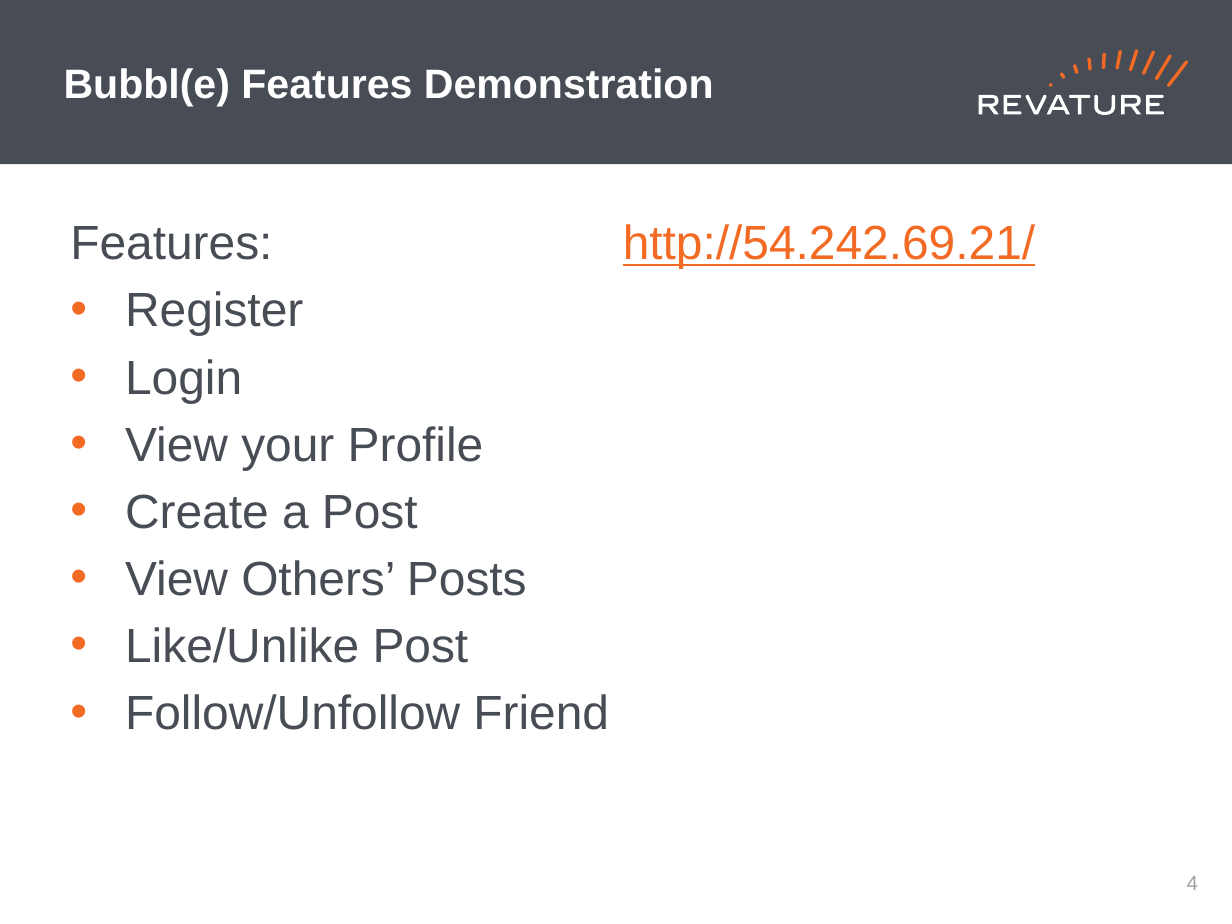
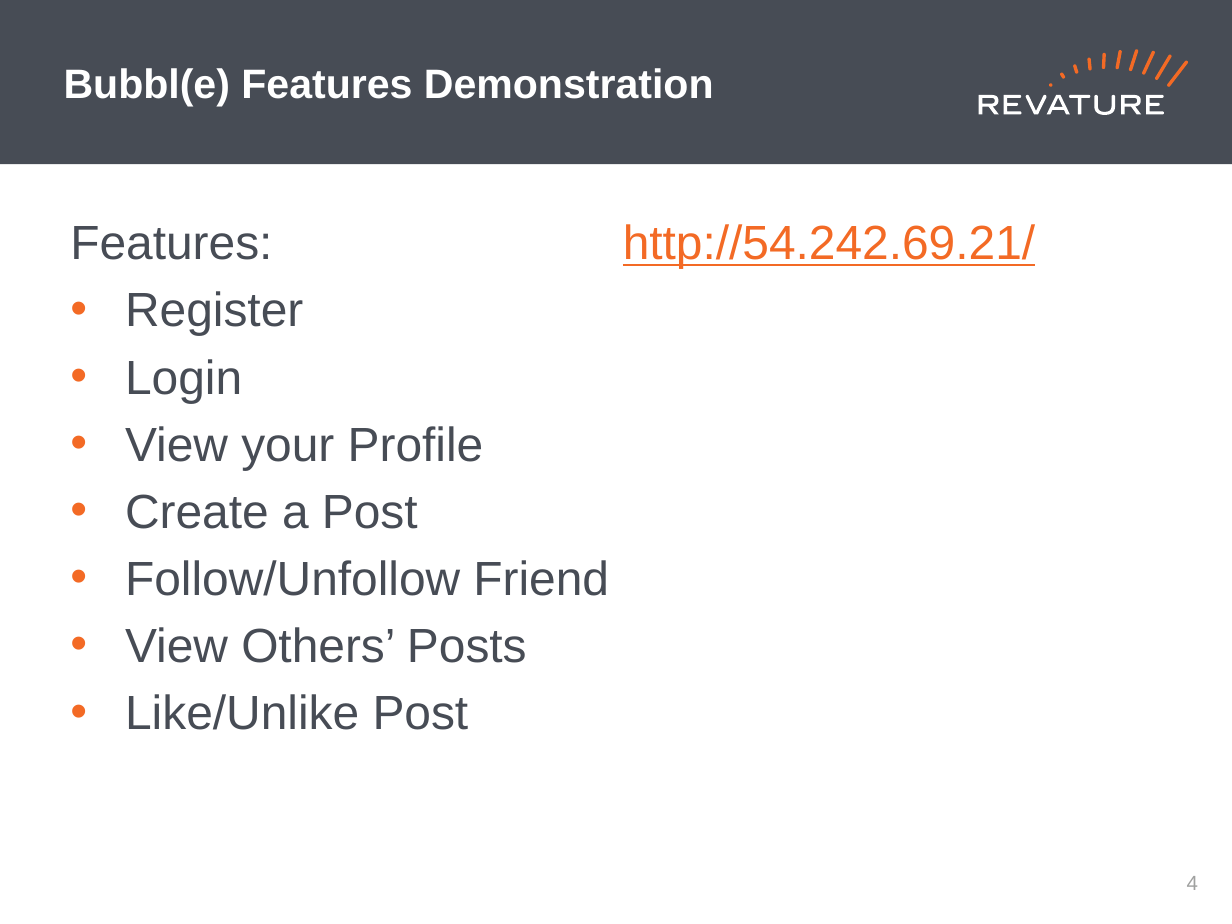
Before and after one commit to Revature-Bubble/Presentation, a slide deck: slide 5 of Revature Standards/Presentation.pptx. Drawn at 1232x924 pixels with LibreOffice and Linux fonts; fonts in the diff are those of the drawing. Boxes give left, top, right and bottom in pixels: in the first picture for what was removed or moved away, otherwise in the second. Text is boxed around its words. In the diff, an @@ line names an element or a change of style, - is before the commit and + after.

```diff
--- a/Revature Standards/Presentation.pptx
+++ b/Revature Standards/Presentation.pptx
@@ text at box(125, 560, 609, 596): paragraph added @@
+• Follow/Unfollow Friend
@@ text at box(125, 694, 609, 730): paragraph removed @@
-• Follow/Unfollow Friend
```
Also in this commit, not shown: 1 other slide changed, 1 other file.
